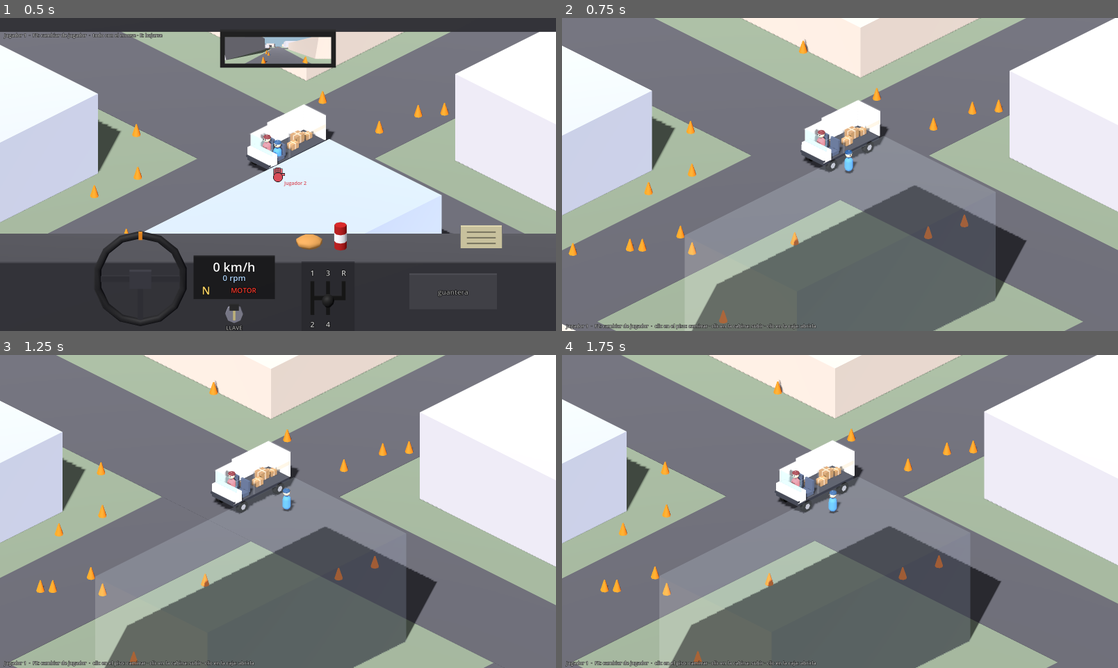
Above: before the commit, frames 1-4 (two rows, left to right).
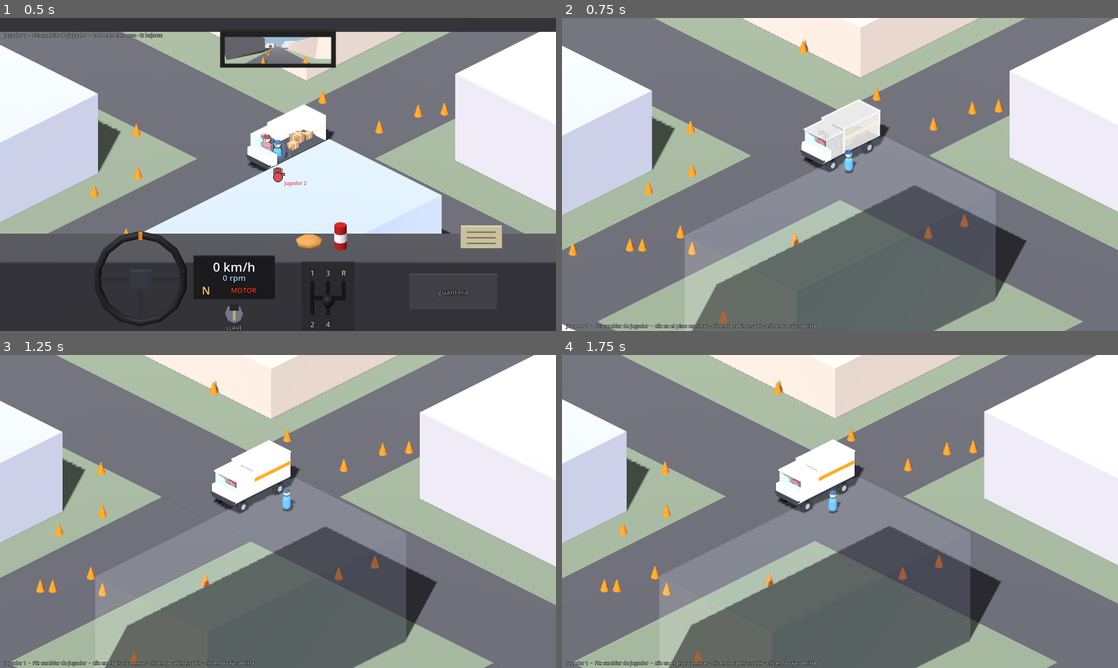
Above: after the commit, the same moments.

Repository: marcolatellafrias/furgon
Game: Godot game, scene res://game/world/sandbox.tscn
Two runs of this game, one before a commit and one after it. Both use one fixed random seed, a clock stepped at 60 frames per second and the inputs below.
Inputs (mouse positions are in pixels of both pictures, inside the frame that each line leads up to):
- Up to frame 1 (0.5 s): no input
- Up to frame 2 (0.75 s): tap Enter at 0.5 s; move the mouse to (962, 158) at 0.52 s; tap E at 0.6 s; click (962, 158) at 0.67 s
- Up to frame 3 (1.25 s): no input
- Up to frame 4 (1.75 s): drag from (728, 527) to (812, 574) at 1.27 s

Frame 1 is identical in both runs. In frame 2, 0.7% of the frame differs, in the area x 43-59%, y 26-46%; in frame 3, 0.7%, in the area x 38-54%, y 27-47%; in frame 4, 0.7%.

Commit message:
Van opaca desde afuera; no se usa a los de adentro desde afuera
Las paredes se desvanecen solo si el jugador local está en la cabina o
en la caja. Un personaje sentado no se puede clickear desde afuera.

Co-Authored-By: Claude Opus 5.5 <noreply@anthropic.com>

Diff:
--- a/game/ui/desktop.gd
+++ b/game/ui/desktop.gd
@@ -107,10 +107,8 @@
 func _process(_delta: float) -> void:
 	cabin.visible = local.space == "cabin"
 	cargo.visible = local.space == "cargo"
-	var inside := van.occupied_seats() > 0
-	for p in players:
-		inside = inside or p.space == "cargo"
-	van.interior.set_occupied(inside)
+	# Las paredes de la van se desvanecen solo si VOS estás en la cabina o en la caja.
+	van.interior.set_occupied(local.space != "")
 	world_camera.target = local.character
 	_update_lifted()
 	var ov := active_overlay()
@@ -303,9 +301,14 @@
 		_hover_opened[ch] = true
 		open_character_window(ch, screen)
 
+## Personaje bajo el mouse. Desde afuera no se puede usar a uno que está adentro de la van
+## (las paredes no se ven transparentes); desde adentro sí se puede usar a los de afuera.
 func _character_at(screen: Vector2) -> Character:
 	var hit := _ray(screen, 1 << (Character.LAYER_CHARACTERS - 1), false)
-	return hit.collider as Character if hit else null
+	var ch := hit.collider as Character if hit else null
+	if ch and ch.seat != null and local.space == "":
+		return null
+	return ch
 
 ## Qué se puede usar en el mundo bajo el mouse (para el contorno).
 func _world_target(screen: Vector2) -> Object:
@@ -339,13 +342,13 @@
 # ---------------------------------------------------------------- mundo
 
 func _world_click(screen: Vector2) -> void:
-	var hit := _ray(screen, 1 << (Character.LAYER_CHARACTERS - 1), false)
-	if hit and hit.collider is Character:
-		open_character_window(hit.collider, screen)
+	var ch := _character_at(screen)
+	if ch:
+		open_character_window(ch, screen)
 		return
 	if local.space != "":
 		return   # dentro de un espacio, el mundo no te saca (para eso está la E)
-	hit = _ray(screen, 1 << (Van.LAYER_ZONES - 1), true)
+	var hit := _ray(screen, 1 << (Van.LAYER_ZONES - 1), true)
 	if hit:
 		if hit.collider == van.cabin_zone:
 			go_to_cabin(local)
--- a/game/world/sandbox.gd
+++ b/game/world/sandbox.gd
@@ -225,6 +225,14 @@
 	_mouse_screen(Vector2.ZERO, false)
 	await _wait(2.0)
 	print("[selftest] J1 espacio='%s' sentado=%s" % [p1.space, ch.seat != null])
+	# Afuera: la van no se ve por dentro y no se puede usar al J2 que está sentado
+	var j2_key := "char:%d" % p2.character.get_instance_id()
+	var j2_screen := desktop.world_camera.unproject_position(p2.character.global_position + Vector3(0, 1.0, 0))
+	_mouse_screen(j2_screen, true)
+	_mouse_screen(j2_screen, false)
+	await _wait(0.6)
+	print("[selftest] afuera: paredes desvanecidas=%s ; clic en J2 sentado abre ventana=%s (tienen que ser false)" % [
+		van.interior.is_occupied(), desktop.windows.find_window(j2_key) != null])
 	var rear_screen := desktop.world_camera.unproject_position(van.to_global(Vector3(0, 1.7, -1.2)))
 	var mm := InputEventMouseMotion.new()
 	mm.position = rear_screen
@@ -240,6 +248,7 @@
 		if p1.space == "cargo":
 			break
 	print("[selftest] J1 espacio='%s'  masa van=%.0f kg ; edificios desvanecidos: %d" % [p1.space, van.mass, fader.faded_count()])
+	print("[selftest] en la caja: paredes desvanecidas=%s (tiene que ser true)" % van.interior.is_occupied())
 
 	# 4a) Soltar un paquete encima de otro (lugar inválido) → vuelve a su lugar
 	var bed := desktop.cargo.surface
Not shown, changed: docs/DISEÑO.md
